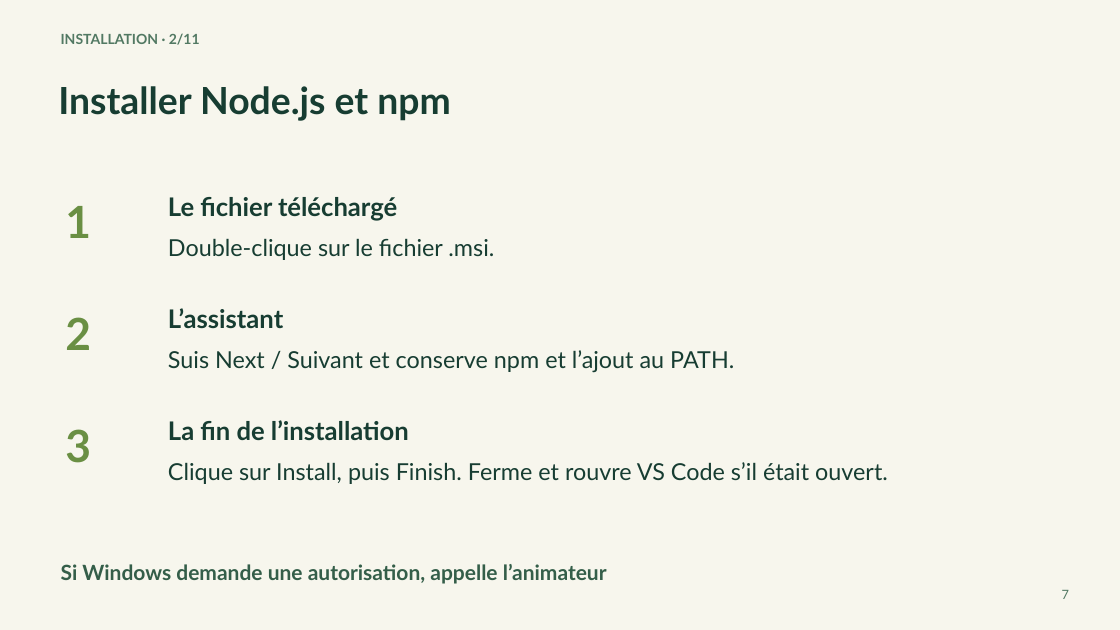
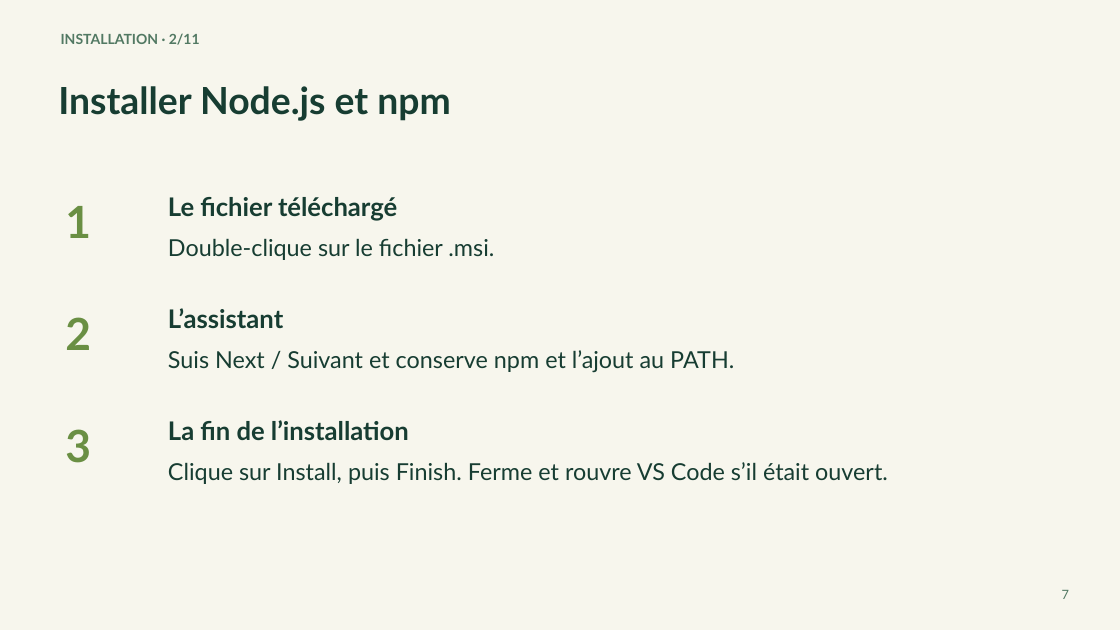
Before and after one commit to Triliaxy/code-club-intro-dev, a slide deck: slide 7 of Programmer-un-Snake-en-JavaScript.pptx. Drawn at 1120x630 pixels with LibreOffice and Linux fonts; fonts in the diff are those of the drawing. Boxes give left, top, right and bottom in pixels: in the first picture for what was removed or moved away, otherwise in the second. Text is boxed around its words. In the diff, an @@ line names an element or a change of style, - is before the commit and + after.

```diff
--- a/Programmer-un-Snake-en-JavaScript.pptx
+++ b/Programmer-un-Snake-en-JavaScript.pptx
@@ text removed at (61, 564, 607, 584) @@
-Si Windows demande une autorisation, appelle l’animateur
```
Also in this commit, not shown: 1 other slide changed, 3 other files.
